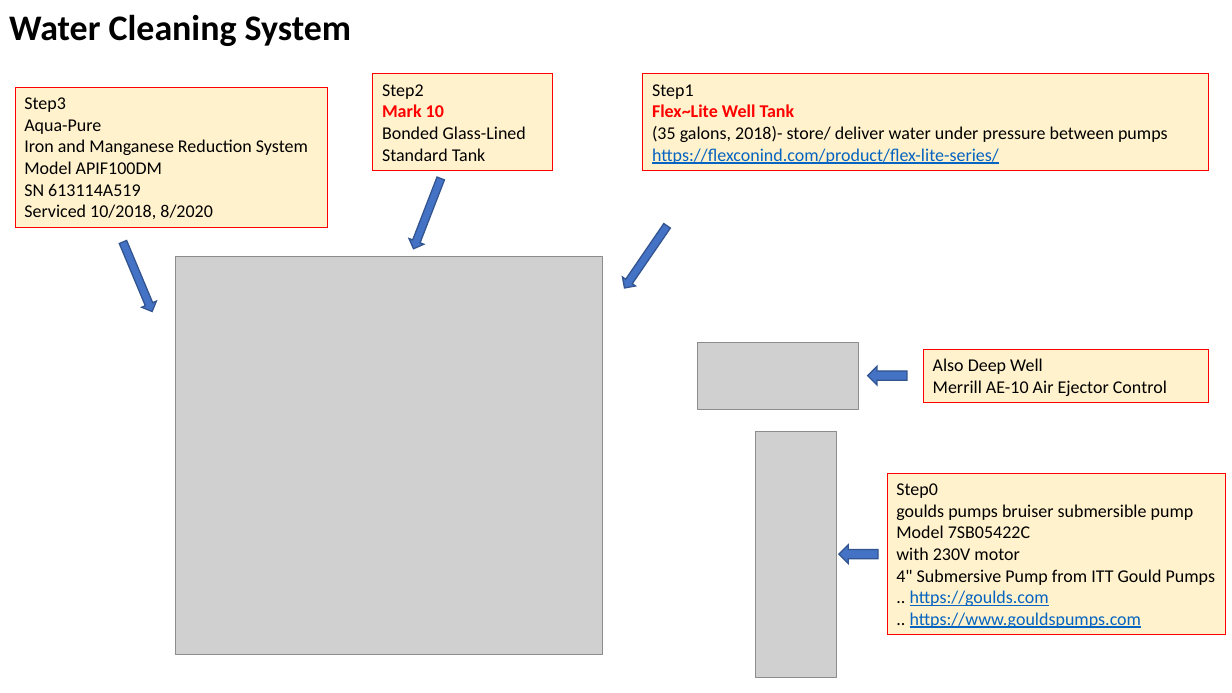
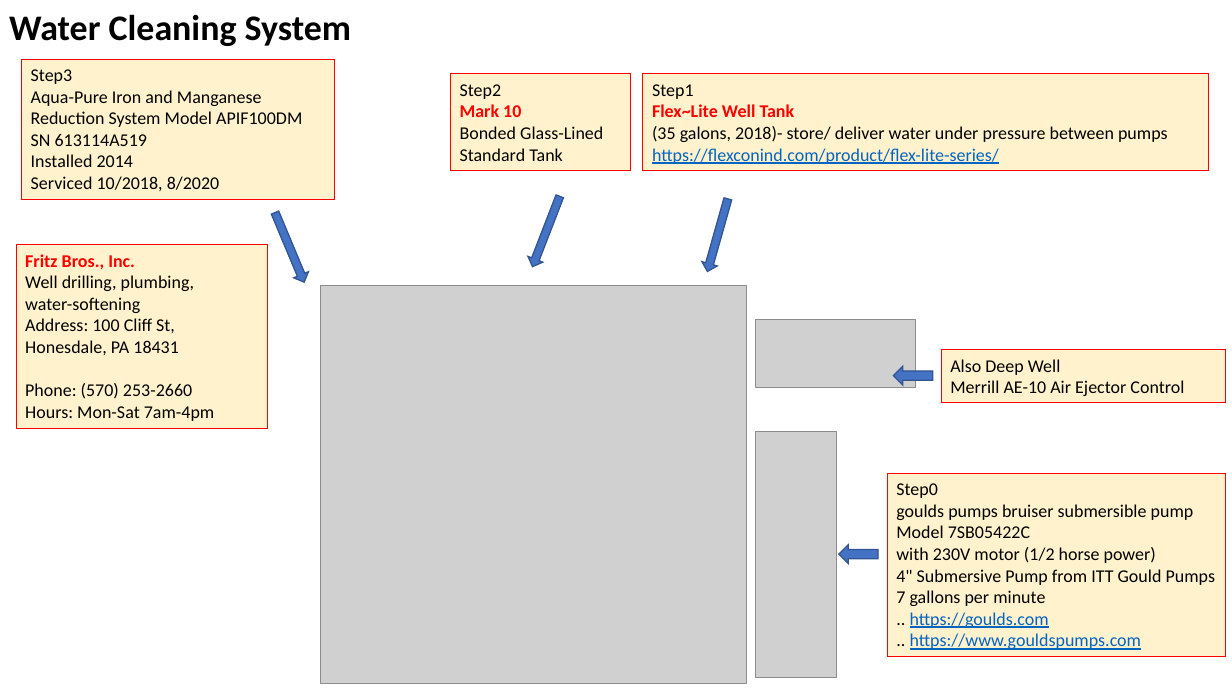
Before and after one commit to lselector/misc_farm, a slide deck: slide 1 of water_filtration.pptx. Drawn at 1232x693 pixels with LibreOffice and Linux fonts; fonts in the diff are those of the drawing; grey boxes stand for pictures. Boxes give left, top, right and bottom in pixels: in the first picture for what was removed or moved away, otherwise in the second. Text is boxed around its words. In the diff, an @@ line names an element or a change of style, - is before the commit and + after.

```diff
--- a/water_filtration.pptx
+++ b/water_filtration.pptx
@@ rectangle "Step3" moved from (x1=15, y1=87, x2=327, y2=226) to (x1=21, y1=59, x2=334, y2=199) @@
@@ rectangle "Step2" moved from (x1=373, y1=74, x2=554, y2=170) to (x1=451, y1=74, x2=631, y2=170) @@
@@ text in rectangle at (x1=31, y1=90, x2=302, y2=127): text changed @@
-Aqua-Pure
-Iron and Manganese Reduction System
-Model APIF100DM
+Aqua-Pure Iron and Manganese Reduction System Model APIF100DM
@@ text in rectangle at (x1=31, y1=154, x2=133, y2=167): paragraph added @@
+Installed 2014
@@ down arrow moved from (x1=406, y1=175, x2=448, y2=252) to (x1=525, y1=194, x2=567, y2=270) @@
@@ down arrow at (x1=700, y1=197, x2=735, y2=274): rotation 34 to 15 degrees @@
@@ down arrow moved from (x1=115, y1=239, x2=159, y2=315) to (x1=268, y1=210, x2=312, y2=286) @@
@@ rectangle added at (x1=16, y1=245, x2=267, y2=429), fill #FFF2CC, outline #FF0000 0.75 pt, 14 pt, text #000000 @@
+Fritz Bros., Inc.
+Well drilling, plumbing,
+water-softening
+Address: 100 Cliff St,
+Honesdale, PA 18431
+Phone: (570) 253-2660
+Hours: Mon-Sat 7am-4pm
@@ picture moved from (x1=176, y1=257, x2=603, y2=655) to (x1=320, y1=286, x2=747, y2=684) @@
@@ picture moved from (x1=698, y1=342, x2=859, y2=409) to (x1=755, y1=320, x2=916, y2=387) @@
@@ rectangle "Also Deep Well" moved from (x1=924, y1=349, x2=1209, y2=402) to (x1=942, y1=350, x2=1226, y2=403) @@
@@ down arrow moved from (x1=867, y1=366, x2=907, y2=385) to (x1=893, y1=366, x2=933, y2=385) @@
@@ rectangle "Step0" resized from (x1=887, y1=473, x2=1226, y2=635) to (x1=887, y1=473, x2=1226, y2=657) @@
@@ text in rectangle at (x1=896, y1=547, x2=1156, y2=563): text changed @@
-with 230V motor
+with 230V motor (1/2 horse power)
@@ text in rectangle at (x1=896, y1=590, x2=1045, y2=606): paragraph added @@
+7 gallons per minute
```
Also in this commit, not shown: 2 slides added, 1 other file.
